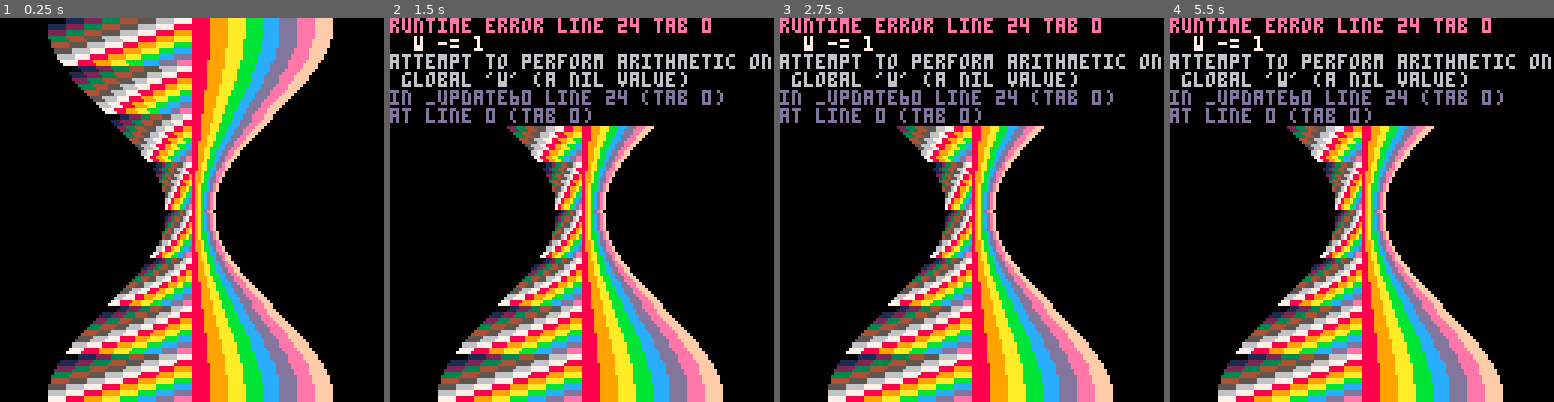
Above: before the commit, frames 1-4 (left to right).
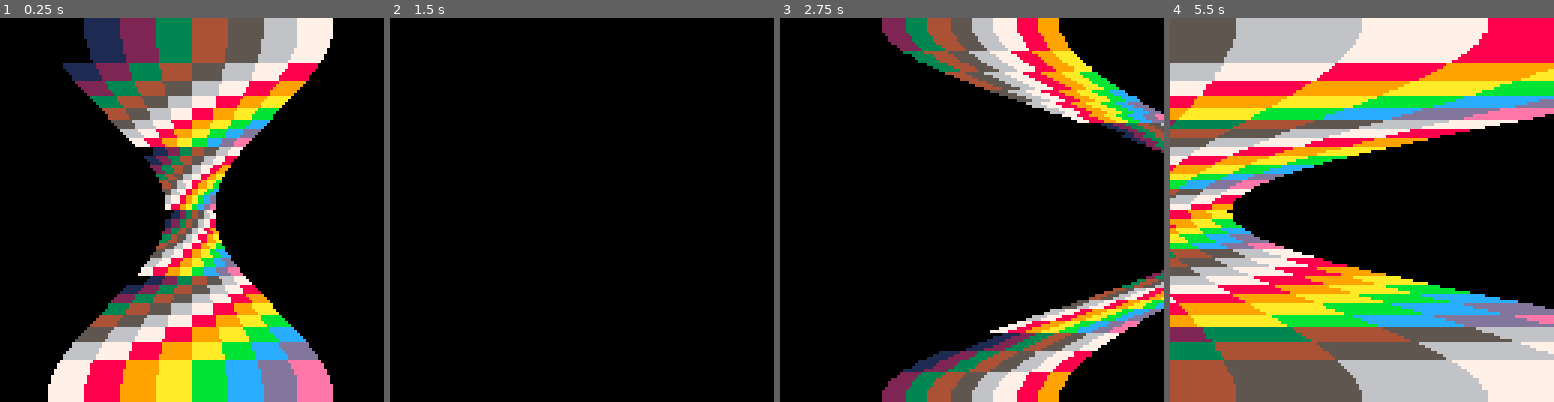
Above: after the commit, the same moments.

Repository: Shfty/carts
Game: PICO-8 cartridge sspr_testing.p8
Same seed, same stepped clock (60 frames per second), same inputs: the game is played once before the commit and once after it.
Inputs:
- Up to frame 1 (0.25 s): no input
- Up to frame 2 (1.5 s): tap O (Z key) at 0.33, 0.7, 1.43 s; tap X (X key) at 1.07 s
- Up to frame 3 (2.75 s): hold Left 1.97-2.37 s; tap X (X key) at 2.07, 2.4, 2.73 s; tap O (Z key) at 2.22 s; hold Down from 2.42 s (still down)
- Up to frame 4 (5.5 s): release Down at 2.82 s; hold Right 2.87-3.53 s; tap X (X key) every 0.33 s from 3.07 to 5.4 s; tap O (Z key) at 3.1, 3.98, 4.87 s; hold Up 3.58-4.08 s; hold Right 4.13-4.53 s; hold Down 4.58-5.08 s; hold Left from 5.13 s (still down)

The runs differ from the first frame. In frame 1, 39% of the frame differs, in the area x 12-87%, y 0-100%; in frame 2, 32%; in frame 3, 44%; in frame 4, 76%, in the area x 0-100%, y 0-100%.
Error before the commit: runtime error line 24 tab 0; w -= 1; attempt to perform arithmetic on global 'w' (a nil value)

Commit message:
Minor optimizations and tweaks to sspr_testing

Diff:
--- a/sspr_testing.p8
+++ b/sspr_testing.p8
@@ -4,7 +4,7 @@
 panx = 0
 scrollx = 8
 scrolly = 0
-iw = 8
+iw = 4
 ow = 8
 function _update60()
 	if btn(0) then
@@ -24,18 +24,18 @@
 	end
 
 	if btn(4) then
-		w -= 1
+		ow -= 1
 	end
 
 	if btn(5) then
-		w += 1
+		ow += 1
 	end
 end
 
 function x_scale(y)
  local ly = y/128
  ly -= 0.5
- ly = sin(ly*0.5)
+ ly = sin(ly/2)
  ly *= ly
  ly += 0.2
  ly *= 5
@@ -43,8 +43,16 @@
 end
 
 function y_uv(y)
- local ysc = y/2
- ysc += scrolly/4
+	local ny = y/128
+
+	-- sine scaling
+ local ysc = sin(0.25+ny/2)
+ ysc *= 16
+
+ -- apply scrolling
+ ysc += scrolly/8
+
+ -- wrap every 8 pixles
  ysc %= 8
 	return ysc
 end
@@ -57,9 +65,9 @@
 	xs -= scpan*8
 
 	if xs<0 then
-		xs = flr(xs)
+		xs = ceil(xs)
 	else
-	 xs=ceil(xs)
+	 xs = flr(xs)
 	end
 
 	return xs
